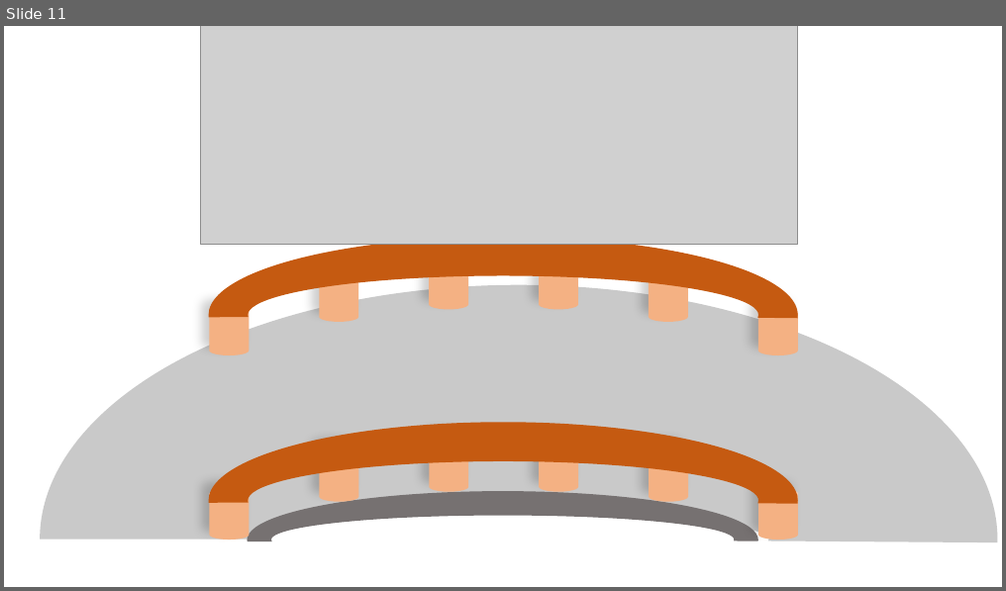
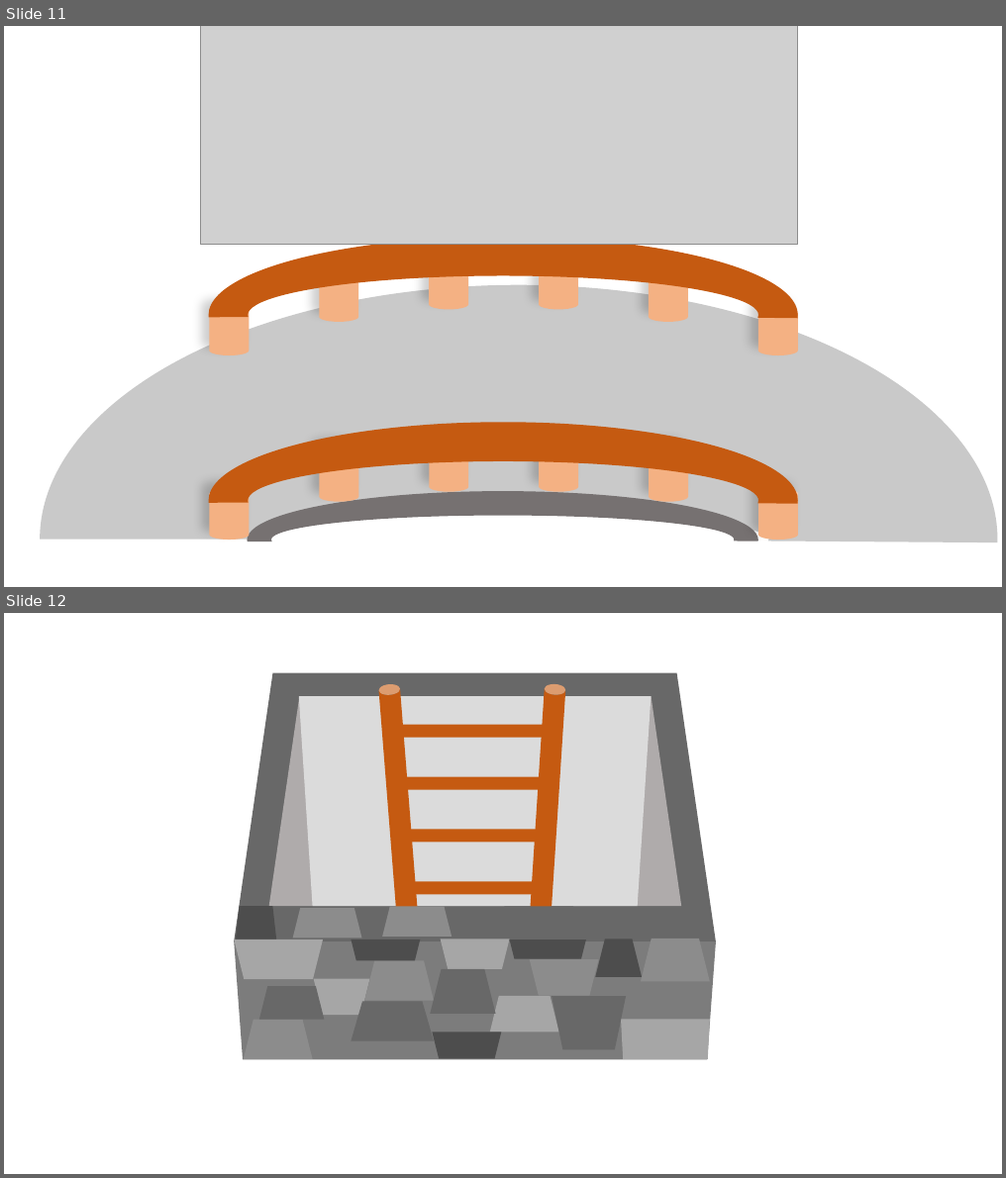
Before and after one commit to TT-3-14159265358979323846264338/defend_the_castle, a slide deck: default/filed parts.pptx. Shown one above the other, each under a label of ours: slide 11 before the commit, slides 11 and 12 after it. The pictures are 1006x591 and 1006x1178 pixels, drawn with LibreOffice and Linux fonts; fonts in the diff are those of the drawing; grey boxes stand for pictures. Boxes give left, top, right and bottom in pixels: in the first picture for what was removed or moved away, otherwise in the second. Text is boxed around its words. In the diff, an @@ line names an element or a change of style, - is before the commit and + after.

```diff
--- a/default/filed parts.pptx
+++ b/default/filed parts.pptx
@@ slide 12 added at (x1=4, y1=613, x2=1002, y2=1174), background #FFFFFF @@
@@ trapezoid added at (x1=234, y1=672, x2=716, y2=942), fill #686868 @@
@@ trapezoid added at (x1=269, y1=696, x2=681, y2=906), fill #AFABAB @@
@@ trapezoid added at (x1=299, y1=696, x2=650, y2=906), fill #DBDBDB @@
@@ cylinder added at (x1=378, y1=683, x2=418, y2=919), fill #C55A11 @@
@@ cylinder added at (x1=530, y1=683, x2=566, y2=919), fill #C55A11 @@
@@ cylinder added at (x1=397, y1=725, x2=552, y2=738), fill #C55A11 @@
@@ cylinder added at (x1=399, y1=777, x2=553, y2=789), fill #C55A11 @@
@@ cylinder added at (x1=402, y1=830, x2=547, y2=842), fill #C55A11 @@
@@ trapezoid added at (x1=236, y1=906, x2=276, y2=940), fill #4D4D4D @@
@@ trapezoid added at (x1=293, y1=908, x2=361, y2=938), fill #8C8C8C @@
@@ trapezoid added at (x1=383, y1=906, x2=451, y2=937), fill #8C8C8C @@
@@ cylinder added at (x1=408, y1=881, x2=540, y2=894), fill #C55A11 @@
@@ trapezoid added at (x1=504, y1=906, x2=573, y2=937), fill #686868 @@
@@ trapezoid added at (x1=593, y1=907, x2=662, y2=937), fill #686868 @@
@@ trapezoid added at (x1=641, y1=939, x2=709, y2=982), fill #8C8C8C @@
@@ trapezoid added at (x1=234, y1=942, x2=716, y2=1059), fill #7C7C7C @@
@@ trapezoid added at (x1=234, y1=940, x2=323, y2=979), fill #A6A6A6 @@
@@ trapezoid added at (x1=350, y1=940, x2=420, y2=960), fill #4D4D4D @@
@@ trapezoid added at (x1=364, y1=961, x2=434, y2=1001), fill #8C8C8C @@
@@ trapezoid added at (x1=441, y1=940, x2=509, y2=969), fill #A6A6A6 @@
@@ trapezoid added at (x1=509, y1=940, x2=586, y2=959), fill #4D4D4D @@
@@ trapezoid added at (x1=530, y1=959, x2=598, y2=995), fill #8C8C8C @@
@@ trapezoid added at (x1=595, y1=940, x2=642, y2=977), fill #4D4D4D @@
@@ trapezoid added at (x1=259, y1=986, x2=325, y2=1020), fill #686868 @@
@@ trapezoid added at (x1=313, y1=979, x2=369, y2=1015), fill #A6A6A6 @@
@@ trapezoid added at (x1=430, y1=969, x2=496, y2=1014), fill #686868 @@
@@ trapezoid added at (x1=490, y1=996, x2=558, y2=1032), fill #A6A6A6 @@
@@ trapezoid added at (x1=552, y1=996, x2=626, y2=1051), fill #686868 @@
@@ trapezoid added at (x1=244, y1=1020, x2=313, y2=1059), fill #8C8C8C @@
@@ trapezoid added at (x1=350, y1=1001, x2=434, y2=1042), fill #686868 @@
@@ trapezoid added at (x1=621, y1=1020, x2=710, y2=1059), fill #A6A6A6 @@
@@ trapezoid added at (x1=433, y1=1032, x2=501, y2=1059), fill #4D4D4D @@
```
Also in this commit, not shown: 1 slide changed, 1 other file.
